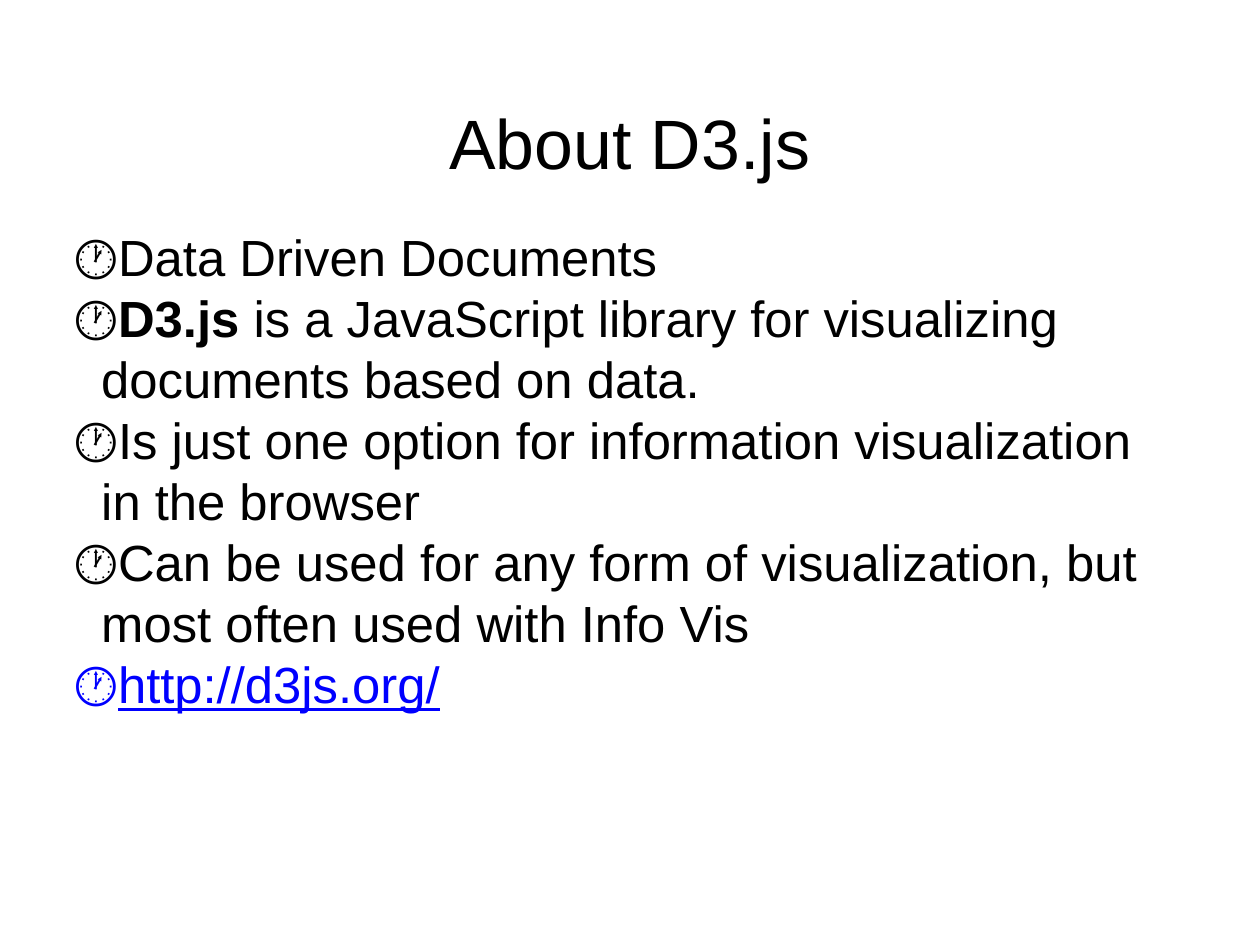
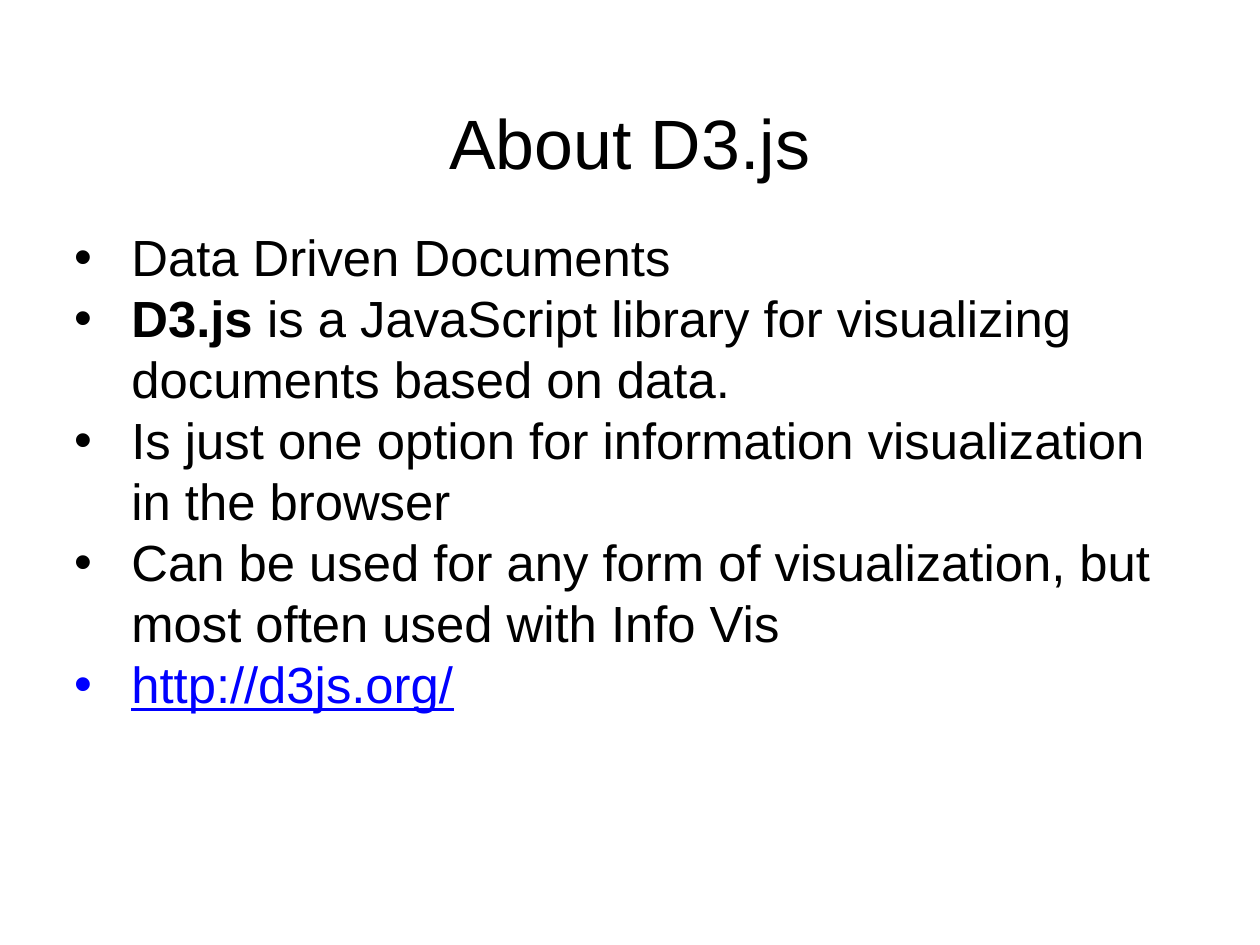
Before and after one commit to ChristianWeeks/d3-LessonPlan, a slide deck: slide 6 of Powerpoint/D3WorkshopCaweeks.pptx (slide 5 before the commit). Drawn at 1260x945 pixels with LibreOffice and Linux fonts; fonts in the diff are those of the drawing. Boxes give left, top, right and bottom in pixels: in the first picture for what was removed or moved away, otherwise in the second. Text is boxed around its words. In the diff, an @@ line names an element or a change of style, - is before the commit and + after.

```diff
--- a/Powerpoint/D3WorkshopCaweeks.pptx
+++ b/Powerpoint/D3WorkshopCaweeks.pptx
@@ text "Data Driven Documents" at box(131, 239, 1150, 714): bullet 🕐 to • @@
```
Also in this commit, not shown: 6 other slides changed, 3 slides added, 5 slides removed, 10 other files.
